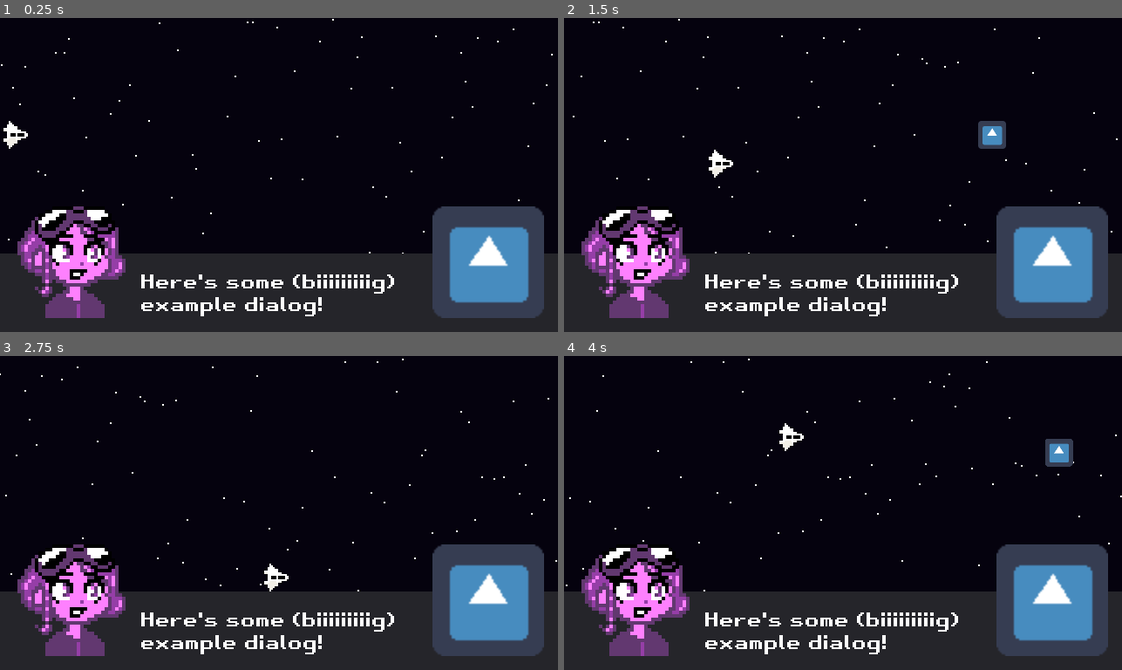
Above: before the commit, frames 1-4 (two rows, left to right).
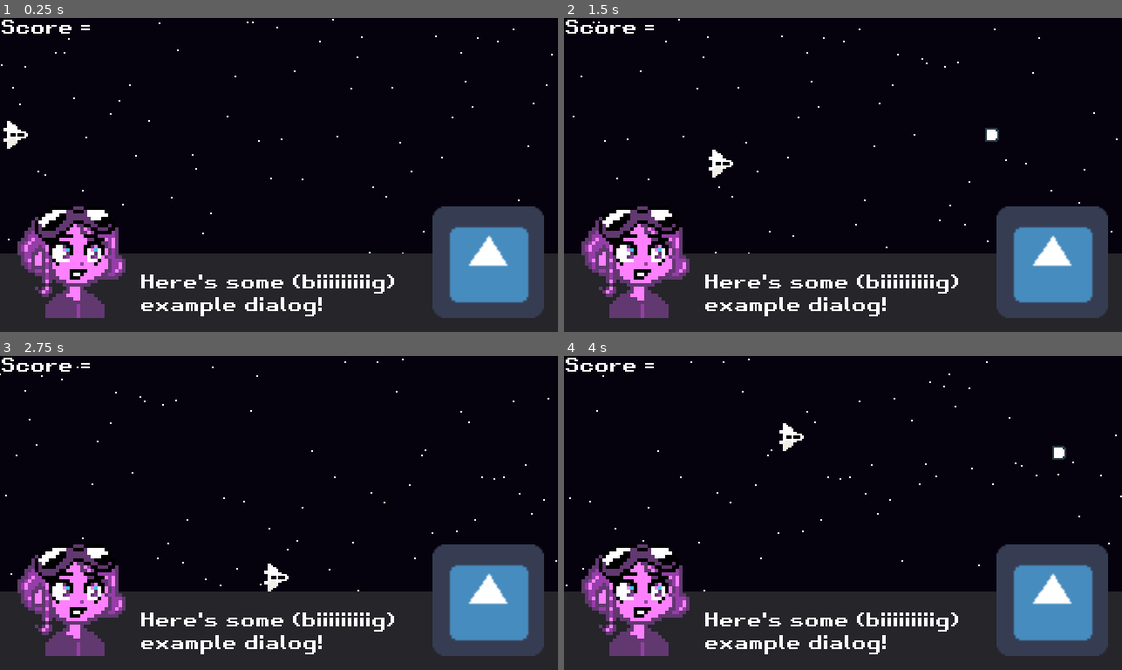
Above: after the commit, the same moments.

Repository: MrPiedPiper/LD48
Game: Godot game, scene res://Main/Main.tscn
The game is run twice, just before and just after one commit, with the same random seed, the same clock (stepped at 60 frames per second) and the same inputs. The engine's default icon, where the game draws it, is replaced by a stand-in: a white triangle on a blue panel in a dark square.
Inputs:
- Up to frame 1 (0.25 s): no input
- Up to frame 2 (1.5 s): hold D (input_right) 0.53-1.28 s; hold , (input_a) 0.53-1.28 s; hold S (input_down) from 1.28 s (still down); tap , (input_a) at 1.35 s
- Up to frame 3 (2.75 s): release S (input_down) at 2.03 s; hold D (input_right) from 2.03 s (still down); hold , (input_a) from 2.03 s (still down)
- Up to frame 4 (4 s): release D (input_right) at 2.78 s; release , (input_a) at 2.78 s; hold W (input_up) 2.78-3.53 s; tap , (input_a) at 2.85 s; hold A (input_left) from 3.53 s (still down); hold , (input_a) from 3.53 s (still down)

The runs differ from the first frame. In frame 1, 0.2% of the frame differs, in the area x 0-18%, y 0-75%; in frame 2, 0.6%; in frame 3, 0.2%; in frame 4, 0.7%, in the area x 0-92%, y 0-75%.

Commit message:
Robot sprite, bullet sprite

Diff:
--- /dev/null
+++ b/Main/Main.gd
@@ -0,0 +1,9 @@
+extends Node2D
+
+var score = 0 setget set_score
+
+onready var scoreLabel = $ScoreLabel
+
+func set_score(value):
+	score = value
+	scoreLabel.text = "Score = " + str(score)
--- a/Main/Main.tscn
+++ b/Main/Main.tscn
@@ -1,15 +1,17 @@
-[gd_scene load_steps=6 format=2]
+[gd_scene load_steps=7 format=2]
 
 [ext_resource path="res://Player/Player.tscn" type="PackedScene" id=1]
 [ext_resource path="res://sprites/player_dialogue.png" type="Texture" id=2]
 [ext_resource path="res://fonts/retro_gaming/Retro Gaming.tres" type="DynamicFont" id=3]
 [ext_resource path="res://icon.png" type="Texture" id=4]
+[ext_resource path="res://Main/Main.gd" type="Script" id=5]
 
 [sub_resource type="AtlasTexture" id=1]
 atlas = ExtResource( 2 )
 region = Rect2( 0, 0, 32, 32 )
 
 [node name="Main" type="Node2D"]
+script = ExtResource( 5 )
 
 [node name="Background" type="ColorRect" parent="."]
 anchor_right = 1.0
@@ -113,9 +115,18 @@
 
 [node name="Label" type="Label" parent="Node2/Control/MarginContainer"]
 margin_left = 80.0
-margin_top = 7.0
+margin_top = 11.0
 margin_right = 240.0
-margin_bottom = 38.0
+margin_bottom = 34.0
 custom_fonts/font = ExtResource( 3 )
 text = "Here's some (biiiiiiiiig)
 example dialog!"
+
+[node name="ScoreLabel" type="Label" parent="."]
+margin_right = 40.0
+margin_bottom = 14.0
+custom_fonts/font = ExtResource( 3 )
+text = "Score ="
+__meta__ = {
+"_edit_use_anchors_": false
+}
--- a/Weapons/BaseBullet/BaseBullet.tscn
+++ b/Weapons/BaseBullet/BaseBullet.tscn
@@ -1,11 +1,10 @@
 [gd_scene load_steps=3 format=2]
 
-[ext_resource path="res://icon.png" type="Texture" id=1]
+[ext_resource path="res://sprites/bullet.png" type="Texture" id=1]
 [ext_resource path="res://Weapons/BaseBullet/BaseBullet.gd" type="Script" id=2]
 
 [node name="BaseBullet" type="Node2D"]
 script = ExtResource( 2 )
 
 [node name="icon" type="Sprite" parent="."]
-scale = Vector2( 0.25, 0.25 )
 texture = ExtResource( 1 )
--- a/project.godot
+++ b/project.godot
@@ -16,8 +16,7 @@
 
 [autoload]
 
-Characters="*res://Main/DialogScenes/DialogBox/Characters/Characters.tscn"
-GameManager="*res://GameManager.gd"
+DialogicSingleton="*res://addons/dialogic/Other/DialogicSingleton.gd"
 
 [display]
 
@@ -30,7 +29,7 @@
 
 [editor_plugins]
 
-enabled=PoolStringArray( "res://addons/dialogic/plugin.cfg" )
+enabled=PoolStringArray(  )
 
 [global]
 
Not shown: 1 places in Player/Player.tscn that only renumber resources
Binary file added: sprites/bullet.aseprite
Binary file added: sprites/bullet.png
Not shown, added: sprites/bullet.png.import
Binary file changed: sprites/plane.aseprite
Binary file changed: sprites/plane.png
Binary file changed: sprites/player_dialogue.aseprite
Binary file changed: sprites/player_dialogue.png
Binary file added: sprites/robot_dialogue.aseprite
Binary file added: sprites/robot_dialogue.png
